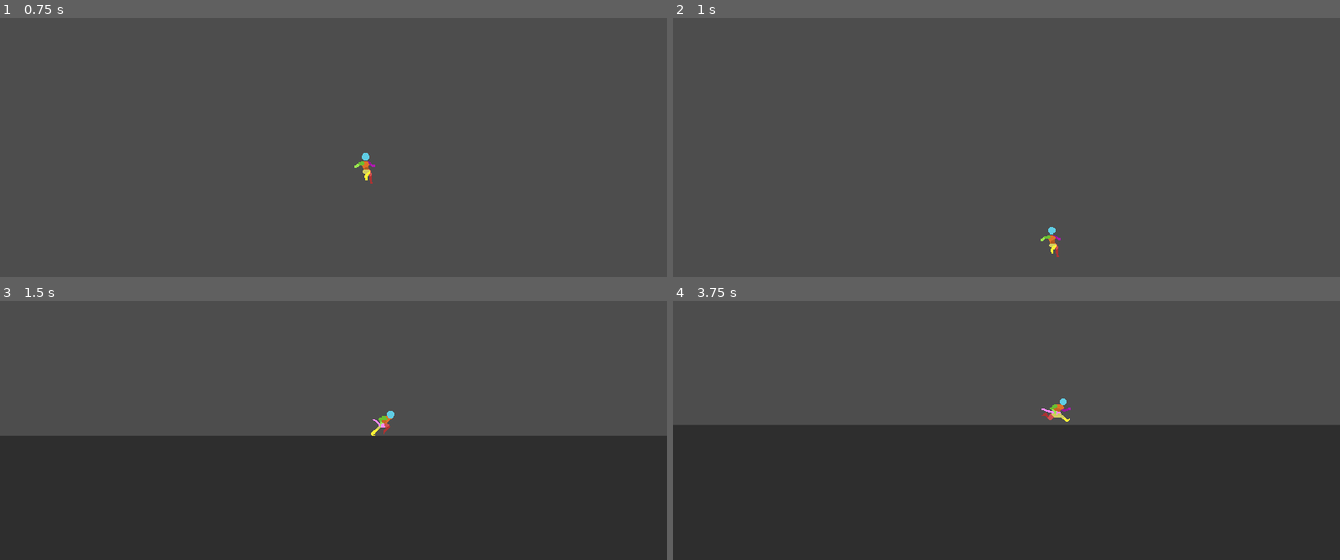
Above: before the commit, frames 1-4 (two rows, left to right).
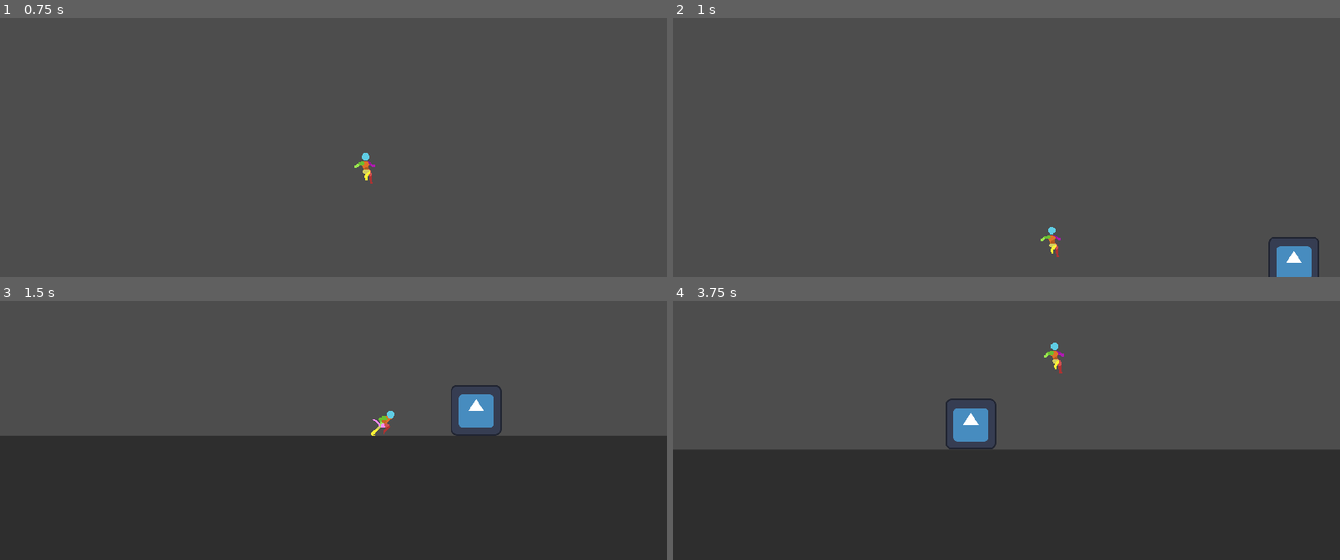
Above: after the commit, the same moments.

Repository: Thorfinn980/ProjectW
Game: Godot game, scene res://scenes/world.tscn
The game is run twice, just before and just after one commit, with the same random seed, the same clock (stepped at 60 frames per second) and the same inputs. The engine's default icon, where the game draws it, is replaced by a stand-in: a white triangle on a blue panel in a dark square.
Inputs (mouse positions are in pixels of both pictures, inside the frame that each line leads up to):
- Up to frame 1 (0.75 s): tap Enter (ui_accept) at 0.5 s; move the mouse to (480, 69) at 0.52 s; hold D (Right) from 0.53 s (still down); click (480, 69) at 0.6 s
- Up to frame 2 (1 s): keep holding D (Right); tap Enter (ui_accept) at 0.77 s
- Up to frame 3 (1.5 s): keep holding D (Right); move the mouse to (200, 391) at 1.27 s; click (200, 391) at 1.35 s
- Up to frame 4 (3.75 s): tap Enter (ui_accept) at 1.52, 3.02 s; move the mouse to (outside the picture) at 2.02 s; release D (Right) at 2.03 s; hold A (Left) 2.03-2.78 s; click (outside the picture) at 2.1 s; move the mouse to (973, 448) at 2.77 s; hold D (Right) from 2.78 s (still down); click (973, 448) at 2.85 s; move the mouse to (1206, 427) at 3.52 s; click (1206, 427) at 3.6 s

Frame 1 is identical in both runs. In frame 2, 0.7% of the frame differs, in the area x 89-97%, y 84-100%; in frame 3, 0.8%; in frame 4, 10%, in the area x 0-100%, y 16-58%.

Commit message:
boss moving. some states made, will work on actual AI now that ik its working

Diff:
--- a/PlayerV2.gd
+++ b/PlayerV2.gd
@@ -2,6 +2,7 @@
 
 const SPEED = 300.0
 const JUMP_VELOCITY = -400.0
+
 
 # Get the gravity from the project settings to be synced with RigidBody nodes.
 var gravity = ProjectSettings.get_setting("physics/2d/default_gravity")
--- /dev/null
+++ b/prefabs/boss_1.tscn
@@ -0,0 +1,62 @@
+[gd_scene load_steps=9 format=3 uid="uid://7o8udtcij767"]
+
+[ext_resource type="Texture2D" uid="uid://c25jxpkhna8wy" path="res://icon.svg" id="1_jdy2x"]
+[ext_resource type="Script" path="res://scripts/state machines/State MachineV2.gd" id="1_jivpa"]
+[ext_resource type="Script" path="res://scripts/boss 1/boss_1.gd" id="1_n3m66"]
+[ext_resource type="Script" path="res://scripts/boss 1/Boss1_idle.gd" id="3_ljcho"]
+[ext_resource type="Script" path="res://scripts/boss 1/Boss1_chasing.gd" id="5_346vh"]
+
+[sub_resource type="SpriteFrames" id="SpriteFrames_73iqa"]
+animations = [{
+"frames": [{
+"duration": 1.0,
+"texture": ExtResource("1_jdy2x")
+}],
+"loop": true,
+"name": &"Idle",
+"speed": 1.0
+}]
+
+[sub_resource type="RectangleShape2D" id="RectangleShape2D_3gtse"]
+size = Vector2(55, 55)
+
+[sub_resource type="CircleShape2D" id="CircleShape2D_hpbfb"]
+radius = 156.541
+
+[node name="Boss1" type="CharacterBody2D"]
+position = Vector2(-25, -25)
+script = ExtResource("1_n3m66")
+
+[node name="AnimatedSprite2D" type="AnimatedSprite2D" parent="."]
+position = Vector2(36.5, 36.5)
+scale = Vector2(0.429688, 0.429688)
+sprite_frames = SubResource("SpriteFrames_73iqa")
+animation = &"Idle"
+frame_progress = 0.669773
+
+[node name="CollisionShape2D" type="CollisionShape2D" parent="."]
+position = Vector2(36.5, 36.5)
+shape = SubResource("RectangleShape2D_3gtse")
+
+[node name="DetectionZone" type="Area2D" parent="."]
+
+[node name="CollisionShape2D" type="CollisionShape2D" parent="DetectionZone"]
+position = Vector2(25, 25)
+shape = SubResource("CircleShape2D_hpbfb")
+debug_color = Color(0.788235, 0.407843, 0.4, 0.419608)
+
+[node name="StateMachine" type="Node" parent="." node_paths=PackedStringArray("initial_state")]
+script = ExtResource("1_jivpa")
+initial_state = NodePath("Idle")
+
+[node name="Idle" type="Node" parent="StateMachine" node_paths=PackedStringArray("boss")]
+script = ExtResource("3_ljcho")
+boss = NodePath("../..")
+
+[node name="Air" type="Node" parent="StateMachine"]
+
+[node name="Chasing" type="Node" parent="StateMachine" node_paths=PackedStringArray("boss")]
+script = ExtResource("5_346vh")
+boss = NodePath("../..")
+
+[connection signal="body_entered" from="DetectionZone" to="StateMachine/Idle" method="_on_detection_zone_body_entered"]
--- a/scenes/world.tscn
+++ b/scenes/world.tscn
@@ -1,13 +1,14 @@
-[gd_scene load_steps=3 format=3 uid="uid://cq258l1e6pjyr"]
+[gd_scene load_steps=4 format=3 uid="uid://cq258l1e6pjyr"]
 
 [ext_resource type="PackedScene" uid="uid://bo1aalxmfx57p" path="res://prefabs/PlayerV2.tscn" id="2_e1b8k"]
+[ext_resource type="PackedScene" uid="uid://7o8udtcij767" path="res://prefabs/boss_1.tscn" id="2_pa2e7"]
 
 [sub_resource type="RectangleShape2D" id="RectangleShape2D_hvk8t"]
 size = Vector2(1371, 269)
 
 [node name="World" type="Node2D"]
 
-[node name="PlayerV2" parent="." instance=ExtResource("2_e1b8k")]
+[node name="PlayerV2" parent="." groups=["Players"] instance=ExtResource("2_e1b8k")]
 position = Vector2(222.989, 112.989)
 
 [node name="StaticBody2D" type="StaticBody2D" parent="."]
@@ -22,3 +23,6 @@
 offset_top = 446.0
 offset_right = 1327.0
 offset_bottom = 718.0
+
+[node name="Boss1" parent="." groups=["Enemies"] instance=ExtResource("2_pa2e7")]
+position = Vector2(582, 361)
--- /dev/null
+++ b/scripts/boss 1/Boss1_chasing.gd
@@ -0,0 +1,37 @@
+extends StateV2
+@export var boss : CharacterBody2D
+
+# Called when the node enters the scene tree for the first time.
+func _ready():
+
+	pass # Replace with function body.
+
+
+# Called every frame. 'delta' is the elapsed time since the previous frame.
+func _process(delta):
+	pass
+# Abstract func: upon entering, execute code within
+func enter():
+	print("Boss1 is chasing")
+	pass
+
+# Abstract func: upon exiting, execute code within
+func exit():
+	print("Boss1 exiting chasing")
+	pass
+
+# similar to _process but for states, render everything except for physics.
+func state_process(_delta: float):
+	pass
+
+# similar to _physics_process but for states, render physics except for everything.
+func state_physics_process (_delta: float):
+	var player = boss.player_ref
+	var direction = (player.position - boss.position).normalized()
+	# if player on right, move right,
+	# else left, move left
+	if(direction.x > 0):
+		boss.velocity.x = direction.x * boss.SPEED
+	else:
+		boss.velocity.x = direction.x * boss.SPEED
+	pass
--- /dev/null
+++ b/scripts/boss 1/Boss1_idle.gd
@@ -0,0 +1,36 @@
+extends StateV2
+
+@export var boss : CharacterBody2D
+
+# Called when the node enters the scene tree for the first time.
+func _ready():
+	pass # Replace with function body.
+
+
+# Called every frame. 'delta' is the elapsed time since the previous frame.
+func _process(delta):
+	pass
+
+# Abstract func: upon entering, execute code within
+func enter():
+	print("Boss1 is idling")
+	pass
+
+# Abstract func: upon enxiting, execute code within
+func exit():
+	print("Boss1 exiting idling")
+	pass
+
+# similar to _process but for states, render everything except for physics.
+func state_process(_delta: float):
+	pass
+
+# similar to _physics_process but for states, render physics except for everything.
+func state_physics_process (_delta: float):
+	pass
+
+
+func _on_detection_zone_body_entered(body):
+	#TODO playerV2 name will probably be changed.
+	if(body.name == "PlayerV2"):
+		Transitioned.emit(self, "Chasing")
--- /dev/null
+++ b/scripts/boss 1/boss_1.gd
@@ -0,0 +1,16 @@
+extends CharacterBody2D
+
+
+const SPEED = 75.0
+const JUMP_VELOCITY = -600.0
+
+# Get the gravity from the project settings to be synced with RigidBody nodes.
+var gravity = ProjectSettings.get_setting("physics/2d/default_gravity")
+@onready var player_ref = get_tree().get_nodes_in_group("Players")[0]
+
+func _physics_process(delta):
+	# Add the gravity.
+	if not is_on_floor():
+		velocity.y += gravity * delta
+
+	move_and_slide()
--- a/scripts/state machines/StateV2.gd
+++ b/scripts/state machines/StateV2.gd
@@ -26,3 +26,7 @@
 # similar to _physics_process but for states, render physics except for everything.
 func state_physics_process (_delta: float):
 	pass
+
+
+func _on_detection_zone_body_exited(body):
+	pass # Replace with function body.
